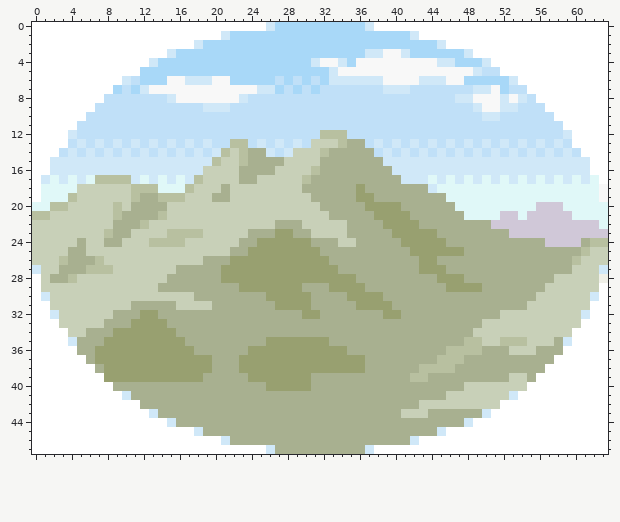
A pixel-art sprite gets an edit: app/src/main/res/drawable/mountain.png. Above, as it was before the edit.
The file is 64x48 pixels.
After the commit:
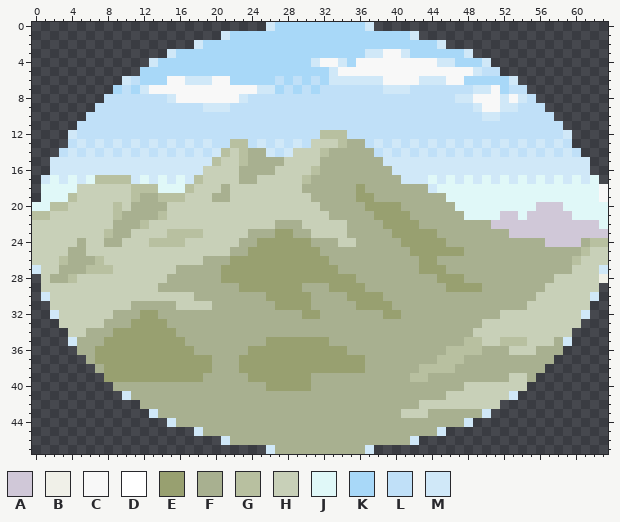
Palette (. is transparent): A #d0c8d8  B #f0f0e8  C #f8f8f8  D #ffffff  E #98a070  F #a8b090  G #b8c0a0  H #c8d0b8  J #e0f8f8  K #a8d8f8  L #c0e0f8  M #d0e8f8
The edit:
y 0: x 0..25 DDDDDDDDDDDDDDDDDDDDDDDDDD -> ..........................; x 38..63 DDDDDDDDDDDDDDDDDDDDDDDDDD -> ..........................
y 1: x 0..20 DDDDDDDDDDDDDDDDDDDDD -> .....................; x 43..63 DDDDDDDDDDDDDDDDDDDDD -> .....................
y 2: x 0..17 DDDDDDDDDDDDDDDDDD -> ..................; x 46..63 DDDDDDDDDDDDDDDDDD -> ..................
y 3: x 0..14 DDDDDDDDDDDDDDD -> ...............; x 49..63 DDDDDDDDDDDDDDD -> ...............
y 4: x 0..12 DDDDDDDDDDDDD -> .............; x 51..63 DDDDDDDDDDDDD -> .............
y 5: x 0..11 DDDDDDDDDDDD -> ............; x 52..63 DDDDDDDDDDDD -> ............
y 6: x 0..9 DDDDDDDDDD -> ..........; x 54..63 DDDDDDDDDD -> ..........
y 7: x 0..8 DDDDDDDDD -> .........; x 55..63 DDDDDDDDD -> .........
y 8: x 0..7 DDDDDDDD -> ........; x 56..63 DDDDDDDD -> ........
y 9: x 0..6 DDDDDDD -> .......; x 57..63 DDDDDDD -> .......
y 10: x 0..5 DDDDDD -> ......; x 58..63 DDDDDD -> ......
y 11: x 0..4 DDDDD -> .....; x 59..63 DDDDD -> .....
y 12..13: x 0..3 DDDD -> ....; x 60..63 DDDD -> ....
y 14: x 0..2 DDD -> ...; x 61..63 DDD -> ...
y 15..16: x 0..1 DD -> ..; x 62..63 DD -> ..
y 17: x 0 D -> .; x 63 D -> .
y 18..19: x 0 D -> .
y 28: x 0 D -> .
y 29..30: x 0 D -> .; x 63 D -> .
y 31..32: x 0..1 DD -> ..; x 62..63 DD -> ..
y 33: x 0..2 DDD -> ...; x 61..63 DDD -> ...
y 34..35: x 0..3 DDDD -> ....; x 60..63 DDDD -> ....
y 36: x 0..4 DDDDD -> .....; x 59..63 DDDDD -> .....
y 37: x 0..5 DDDDDD -> ......; x 58..63 DDDDDD -> ......
y 38: x 0..6 DDDDDDD -> .......; x 57..63 DDDDDDD -> .......
y 39: x 0..7 DDDDDDDD -> ........; x 56..63 DDDDDDDD -> ........
y 40: x 0..8 DDDDDDDDD -> .........; x 55..63 DDDDDDDDD -> .........
y 41: x 0..9 DDDDDDDDDD -> ..........; x 54..63 DDDDDDDDDD -> ..........
y 42: x 0..11 DDDDDDDDDDDD -> ............; x 52..63 DDDDDDDDDDDD -> ............
y 43: x 0..12 DDDDDDDDDDDDD -> .............; x 51..63 DDDDDDDDDDDDD -> .............
y 44: x 0..14 DDDDDDDDDDDDDDD -> ...............; x 49..63 DDDDDDDDDDDDDDD -> ...............
y 45: x 0..17 DDDDDDDDDDDDDDDDDD -> ..................; x 46..63 DDDDDDDDDDDDDDDDDD -> ..................
y 46: x 0..20 DDDDDDDDDDDDDDDDDDDDD -> .....................; x 43..63 DDDDDDDDDDDDDDDDDDDDD -> .....................
y 47: x 0..25 DDDDDDDDDDDDDDDDDDDDDDDDDD -> ..........................; x 38..63 DDDDDDDDDDDDDDDDDDDDDDDDDD -> ..........................
Pixel boxes of the changes (left, top, right, bottom) in both pictures:
erased: (32, 22, 266, 202)
erased: (374, 22, 608, 184)
erased: (32, 274, 266, 454)
erased: (374, 283, 608, 454)
